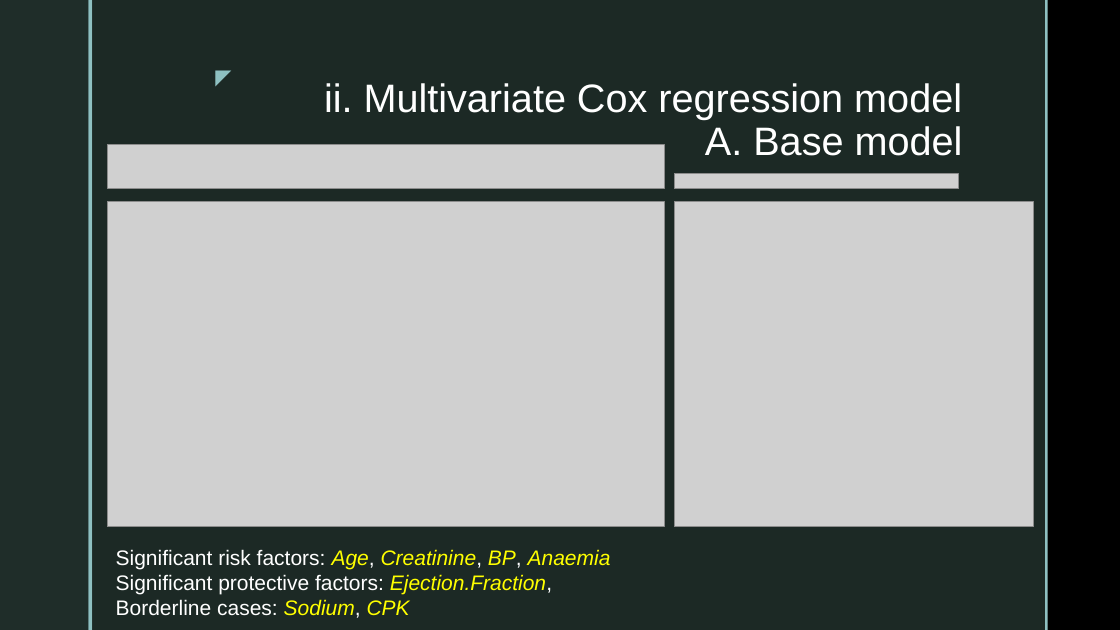
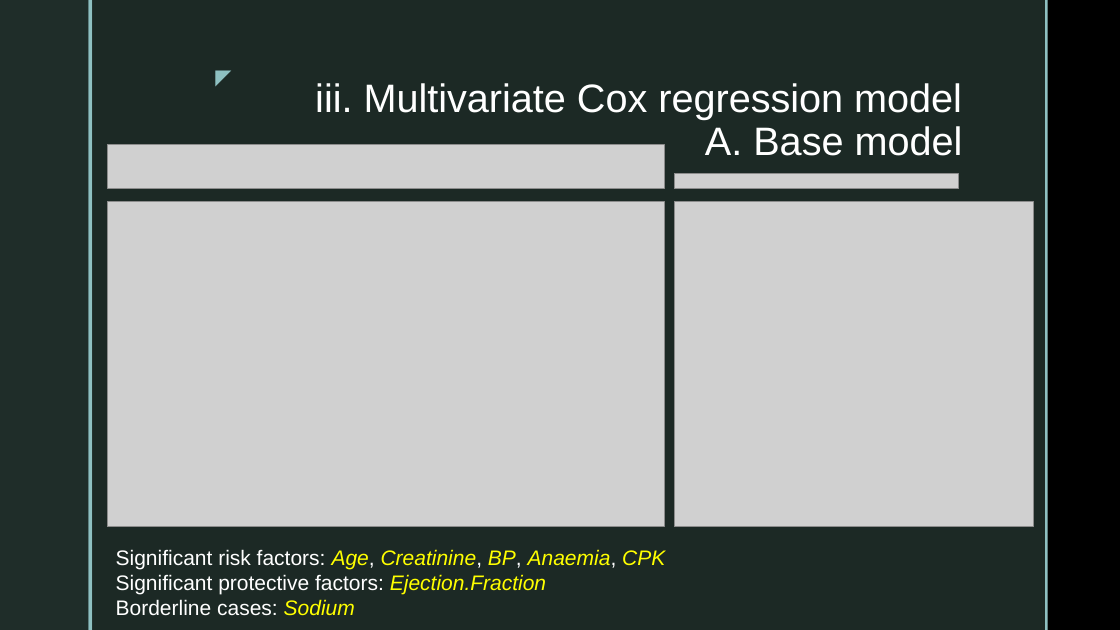
Before and after one commit to SebastianVeuskens/DSA-Project, a slide deck: slide 9 of presentation.pptx. Drawn at 1120x630 pixels with LibreOffice and Linux fonts; fonts in the diff are those of the drawing; grey boxes stand for pictures; background and template pictures are left out. Boxes give left, top, right and bottom in pixels: in the first picture for what was removed or moved away, otherwise in the second. Text is boxed around its words. In the diff, an @@ line names an element or a change of style, - is before the commit and + after.

```diff
--- a/presentation.pptx
+++ b/presentation.pptx
@@ title at <box>315,83,963,156</box>: text changed @@
-ii. Multivariate Cox regression model
-A. Base model
+iii. Multivariate Cox regression model
+A. Base model
@@ text at <box>116,549,665,616</box>: text changed @@
-Significant risk factors: Age, Creatinine, BP, Anaemia
-Significant protective factors: Ejection.Fraction,
-Borderline cases: Sodium, CPK
+Significant risk factors: Age, Creatinine, BP, Anaemia, CPK
+Significant protective factors: Ejection.Fraction
+Borderline cases: Sodium
```
Also in this commit, not shown: 6 other slides changed, 5 slides added, 13 other files.
